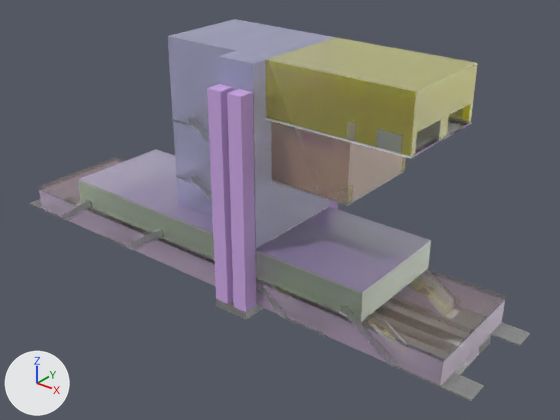
The FBX model Assets/Resources/Meshes/Mezzanine.fbx: old version first, new version second.
The view is the same before and after, from a camera (50 mm lens) standing at (123.4, -144.0, 106.3) and looking at (9.0, -1.0, 17.6). Lighting does not change. The marker at lower left points along +X, +Y and +Z. Where no turn or scale is listed for an object, it has been applied to the vertices. Vertices at the same position are counted once.

The first picture shows 'Cube.014', 'Cube.036', 'Espace mezzanine.001', 'Plane.027', 'ascenseur.002', 'ascenseur.003', 'bandes podotactile'.
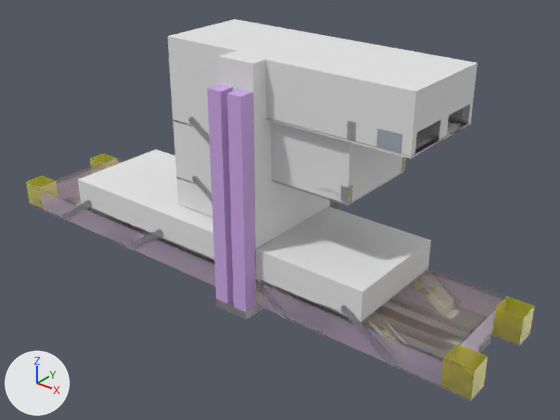
Pixel boxes [x1, y1, x2, y2] of what changed, in the pictures (560 x 420 px):
'Cube', added
    after: [26, 153, 535, 400]
part 1 of me_cube_008, recoloured
    both: [265, 37, 477, 156]
part 2 of me_cube_008, recoloured
    both: [271, 121, 405, 204]
part 3 of me_cube_008, recoloured
    both: [168, 19, 334, 249]
part 4 of me_cube_008, recoloured
    both: [255, 207, 431, 322]
part 5 of me_cube_008, recoloured
    both: [78, 149, 214, 259]

Patch to the scene script:
```diff
--- a/Assets/Resources/Meshes/Mezzanine.fbx.py
+++ b/Assets/Resources/Meshes/Mezzanine.fbx.py
@@ mat_material_005 @@
+mat_material_005 = principled_material('Material.005')
+mat_material_005.base_color = (0.8, 0.8, 0.8)  # white #e7e7e7
+mat_material_005.roughness = 0.69
@@ mat_material_002 @@
+mat_material_002 = principled_material('Material.002')
+mat_material_002.base_color = (0.8, 0.8, 0.8)  # white #e7e7e7
+mat_material_002.roughness = 0.69
@@ mat_material_003 @@
+mat_material_003 = principled_material('Material.003')
+mat_material_003.base_color = (0.8, 0.8, 0.8)  # white #e7e7e7
+mat_material_003.roughness = 0.69
@@ mat_material_004 @@
+mat_material_004 = principled_material('Material.004')
+mat_material_004.base_color = (0.8, 0.8, 0.8)  # white #e7e7e7
+mat_material_004.roughness = 0.69
@@ me_cube_008 @@
 me_cube_008.from_pydata(...)  # 200 vertices, 147 faces; spans x -111.9..28.1, y -18.5..12.4, z -3.8..60.5
 # used by ob_espace_mezzanine_001; location = (38.8, -0.1, 1.0)
+# me_cube_008 part 1: all 17 faces centred in x -4.4..14.4, y -14.3..12.4, z 49.4..60.5 switch from mat_dégradé to mat_material_002 (white #e7e7e7)
+# me_cube_008 part 2: all 4 faces centred in x -12.4..-1.4, y -12.3..12.4, z 38.8..46.6 switch from mat_dégradé to mat_material_003 (white #e7e7e7)
+# me_cube_008 part 3: all 59 faces centred in x -56.1..-23.3, y -18.5..12.4, z 14.9..60.5 switch from mat_dégradé to mat_material_004 (white #e7e7e7)
+# me_cube_008 part 4: 13 of the faces centred in x -31.1..7.4, y -18.4..12.4, z 6.6..14.6 switch from mat_dégradé to mat_material_005 (white #e7e7e7)
+# me_cube_008 part 5: 4 of the faces centred in x -62.4, y -18.4..12.4, z 6.9..14.6 switch from mat_dégradé to mat_material_005 (white #e7e7e7)
@@ me_cube_001 @@
+me_cube_001.from_pydata(...)  # 56 vertices, 30 faces; spans x -153.0..1.0, y -1.0..30.0, z -1.0..7.0
+me_cube_001.materials.append(mat_dégradé)
@@ ob_cube @@
+ob_cube = bpy.data.objects.new('Cube', me_cube_001)
+ob_cube.location = (73.1, -17.6, 1.0)
```
